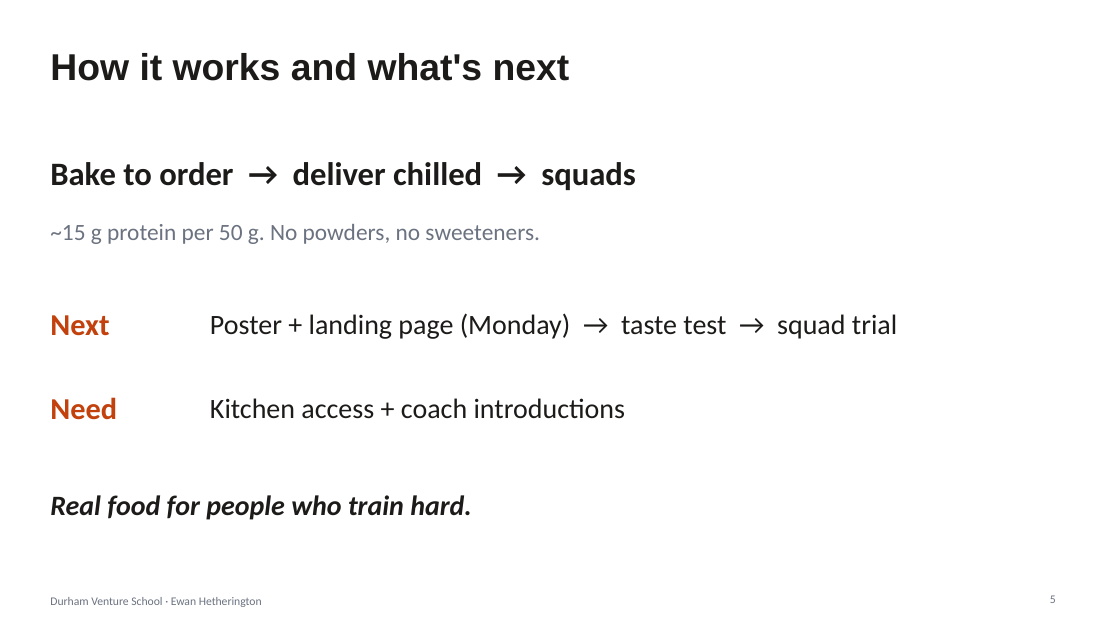
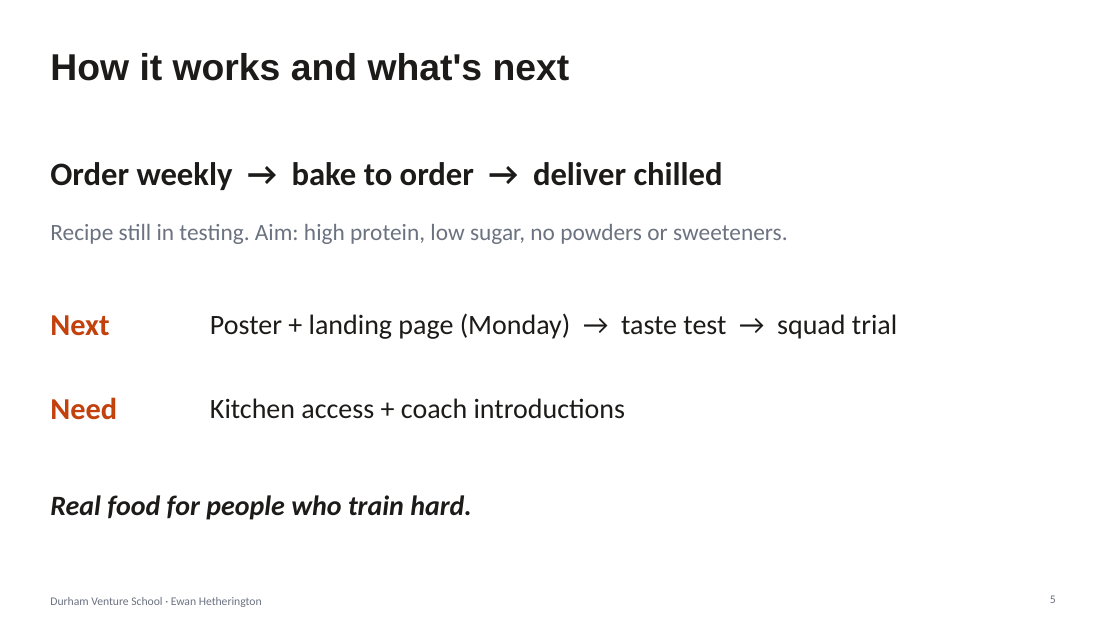
Before and after one commit to ewanh2005-alt/Ewan, a slide deck: slide 5 of 09-pitch/pitch-deck.pptx. Drawn at 1120x630 pixels with LibreOffice and Linux fonts; fonts in the diff are those of the drawing. Boxes give left, top, right and bottom in pixels: in the first picture for what was removed or moved away, otherwise in the second. Text is boxed around its words. In the diff, an @@ line names an element or a change of style, - is before the commit and + after.

```diff
--- a/09-pitch/pitch-deck.pptx
+++ b/09-pitch/pitch-deck.pptx
@@ text at bbox=[50, 162, 723, 190]: text changed @@
-Bake to order → deliver chilled → squads
+Order weekly → bake to order → deliver chilled
@@ text at bbox=[50, 224, 788, 244]: text changed @@
-~15 g protein per 50 g. No powders, no sweeteners.
+Recipe still in testing. Aim: high protein, low sugar, no powders or sweeteners.
```
Also in this commit, not shown: 3 other slides changed, 3 other files.
